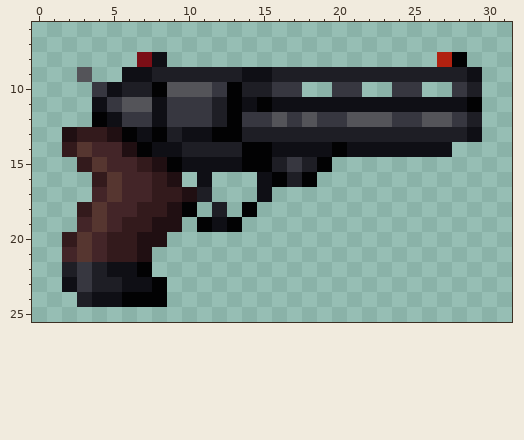
Pixel-art sprite -- Resources/Textures/SS220/Objects/Weapons/Guns/Revolvers/mateba.rsi/icon.png. That is the earlier state.
The file is 32x32 pixels. Shown: x 0..31, y 6..25.
Once edited:
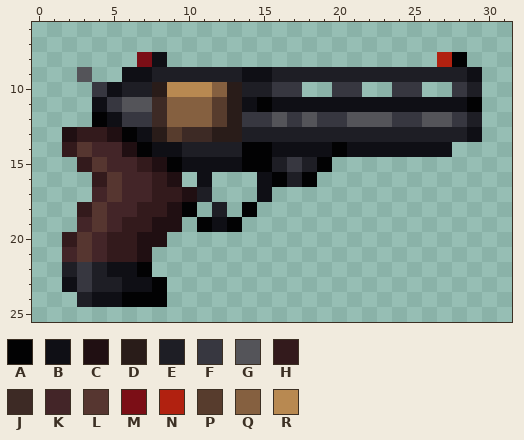
Palette (. is transparent): A #020203  B #0f0f15  C #200f12  D #291c19  E #1e1e25  F #373740  G #545459  H #331a1c  J #3d2a25  K #432528  L #563630  M #7b0e16  N #b12110  P #573c2d  Q #856040  R #b88951
From old to new:
@@ x 6..15 @@
  9 BBEEEEEEBB
-10 EEAGGGFAEE
-11 GGBFFFEABA
-12 FFBFFFEAFF
-13 ABAEBBAAEE
+10 EEDRRRQDEE
+11 GGJQQQPDBA
+12 FFJQQQPDFF
+13 ABDPJJDDEE
 14 CABBEEEEAA
Where, in picture pixels (left, top, right, bottom), the same in both pictures:
changed: (152, 82, 242, 142)
